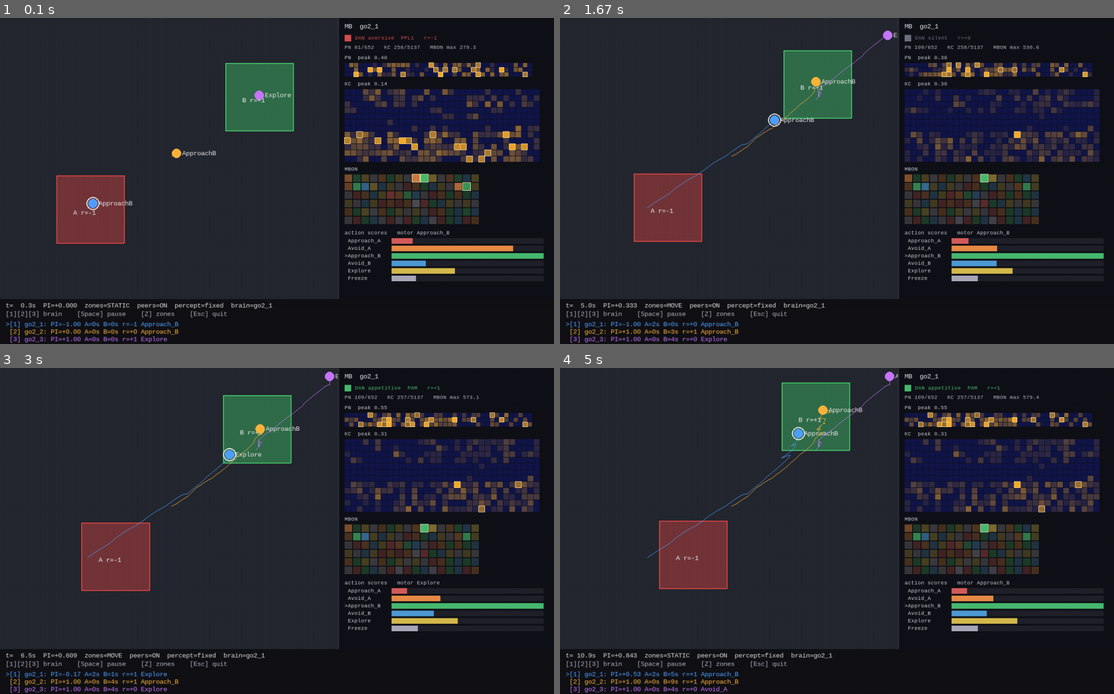
Above: before the commit, frames 1-4 (two rows, left to right).
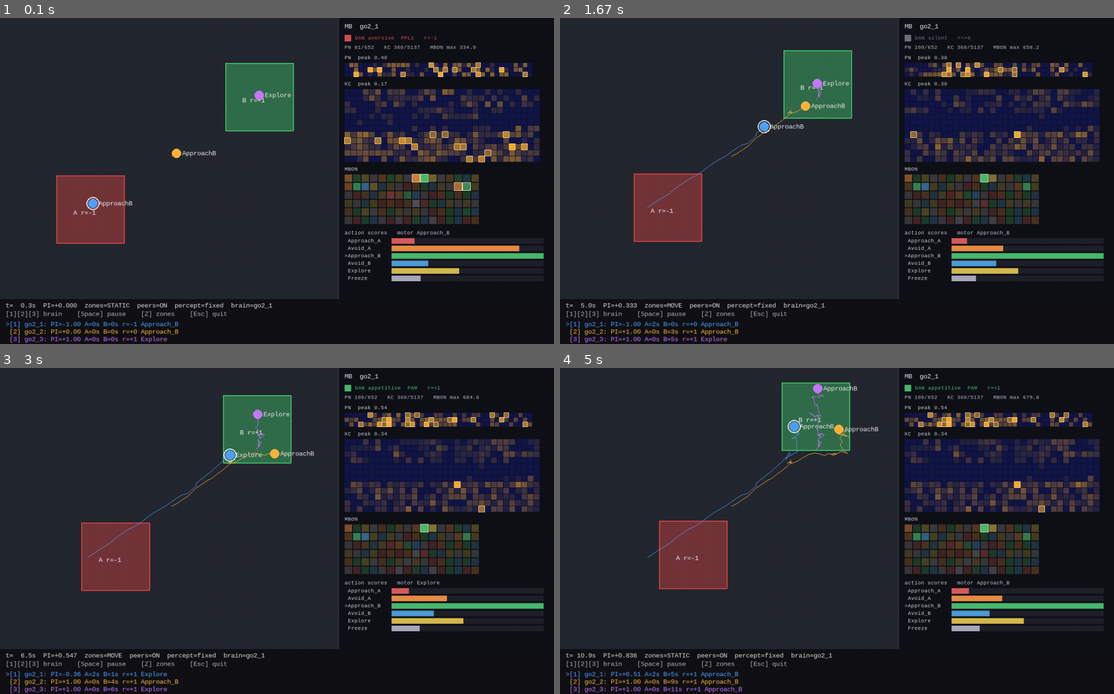
Above: after the commit, the same moments.

Repository: Streettracking/MyApps
Game: pygame game, started from sim/__main__.py
Two runs of this game, one before a commit and one after it. Both use one fixed random seed, a clock stepped at 60 frames per second and the inputs below.
Inputs (mouse positions are in pixels of both pictures, inside the frame that each line leads up to):
- Up to frame 1 (0.1 s): no input
- Up to frame 2 (1.67 s): tap Z at 0.33, 0.73, 1.03, 1.23, 1.57 s; move the mouse to (643, 301) at 0.7 s; move the mouse to (837, 220) at 1.2 s; move the mouse to (914, 109) at 1.53 s
- Up to frame 3 (3 s): tap Z at 1.87, 2.07, 2.37, 2.63 s; move the mouse to (88, 605) at 2.03 s; tap Space at 2.15 s; move the mouse to (426, 566) at 2.6 s
- Up to frame 4 (5 s): move the mouse to (1030, 465) at 3.37 s; tap Z at 3.4, 3.8, 4.1, 4.47, 4.87 s; tap Space at 3.48, 4.95 s; move the mouse to (654, 508) at 3.77 s; move the mouse to (776, 485) at 4.43 s; move the mouse to (1003, 622) at 4.83 s

The runs differ from the first frame. In frame 1, 1.0% of the frame differs, in the area x 64-98%, y 8-81%; in frame 2, 0.8%; in frame 3, 0.9%; in frame 4, 1.3%, in the area x 12-96%, y 1-100%.

Commit message:
Keep Kenyon cells sparse and let depressed weights recover.
PAM still weakens only avoidance synapses and PPL1 only approach synapses. Each frame keeps the strongest 7% of Kenyon cells, and depressed weights drift back toward their birth value inside a floor and a ceiling.

Co-authored-by: DiMa <Streettracking@users.noreply.github.com>

Diff:
--- a/robot/deploy_flybrain.py
+++ b/robot/deploy_flybrain.py
@@ -40,6 +40,7 @@
 # teacher_lead.py is. The dog mixes the teacher command with the fly.
 SIM_FILES = (
     "mb_runtime.py",
+    "mb_constants.py",
     "mb_train.py",
     "mb_confidence.py",
     "raw_sense.py",
--- a/robot/flybrain_onboard/app.py
+++ b/robot/flybrain_onboard/app.py
@@ -285,14 +285,21 @@
             kind = None
             side_l = None
             side_r = None
+        pulsed_l = False
+        pulsed_r = False
         if kind:
             self.mb.teach(fwd, kind, float(now))
             self._taught_l = kind
             self._taught_r = kind
+            pulsed_l = kind in ("pam", "ppl1")
+            pulsed_r = pulsed_l
         elif side_l or side_r:
             self.mb.teach_sides(side_l, side_r, float(now))
             self._taught_l = side_l
             self._taught_r = side_r
+            pulsed_l = side_l in ("pam", "ppl1")
+            pulsed_r = side_r in ("pam", "ppl1")
+        self.mb.settle(pulsed_l, pulsed_r)
         with self._lock:
             self.recognized = seen
             self.sector = self.marks.aim_sector if seen else None
--- a/sim/hemifield.py
+++ b/sim/hemifield.py
@@ -17,6 +17,7 @@
 
 import numpy as np
 
+from .mb_constants import YAW_DEAD, YAW_EPS, YAW_K
 from .raw_sense import N_AZ, N_RAW, OFF_BODY, OFF_CLOSE, OFF_FLOOR, OFF_LIDAR, OFF_MOTION
 
 # Ego-left slots. A right-hemifield sector s is written to slot (N_AZ - 1 - s):
@@ -25,10 +26,6 @@
 _RIGHT_SRC = (3, 2, 1, 0)
 # Default shared fraction of the field. 0 is the hard midline above.
 DEFAULT_OVERLAP = 0.40
-
-YAW_K = 1.0
-YAW_EPS = 1e-3
-YAW_DEAD = 0.08
 
 
 def _paint(src: np.ndarray, dst: np.ndarray, src_i: int, dst_i: int) -> None:
@@ -151,9 +148,11 @@
 
 
 def bilateral_yaw(r_l: float, r_r: float) -> float:
-    """Yaw from the two readouts. Left is positive. A small imbalance is zero.
+    """Yaw from the two hemisphere drives. Left is positive.
 
-    ``z = k (R_L - R_R) / (|R_L| + |R_R| + ε)``, then clamped to [-1, 1].
+    Each drive is approach minus avoidance. The turn is the left drive minus
+    the right drive, then gain, scale, and a deadband:
+    ``z = k (drive_L - drive_R) / (|drive_L| + |drive_R| + ε)``.
     """
     left = float(r_l)
     right = float(r_r)
@@ -169,6 +168,15 @@
     return float(z)
 
 
+def fly_turn(drive_l: float, drive_r: float) -> float:
+    """Yaw command. Left is positive.
+
+    ``drive_l`` and ``drive_r`` are approach minus avoidance on that side.
+    The command is that difference, with the gain and deadband in ``mb_constants``.
+    """
+    return bilateral_yaw(drive_l, drive_r)
+
+
 def format_fly_line(r_l, r_r, diff, z, steer: str) -> str:
     """One monitor line: the two readouts, their difference, and the fly's yaw.
 
--- /dev/null
+++ b/sim/mb_constants.py
@@ -0,0 +1,49 @@
+"""Kenyon-cell sparsity, KC→MBON homeostasis, and the turn.
+
+One place for those numbers. The dopamine step size is
+``MushroomBodyRuntime.eta`` (the trainer passes 0.2) and is not copied here.
+"""
+
+from __future__ import annotations
+
+import math
+
+# APL / k-WTA. One frame keeps this fraction of Kenyon cells.
+KC_ACTIVE_FRAC = 0.07
+KC_FRAC_MIN = 0.05
+KC_FRAC_MAX = 0.10
+
+# Depressed weights close this fraction of the gap to their birth value each frame.
+RECOVERY_RATE = 0.01
+# Extra gain when a Kenyon cell fires and no dopamine arrives, per frame.
+IDLE_GROWTH = 0.002
+# Bounds as a fraction of the birth weight. The floor stays above zero.
+W_FLOOR_FRAC = 0.20
+W_CEIL_FRAC = 1.50
+
+# Turn = k (drive_L - drive_R) / (|drive_L| + |drive_R| + eps), then a deadband.
+# Each drive is approach minus avoidance on that side. Left is positive.
+YAW_K = 1.0
+YAW_EPS = 1e-3
+YAW_DEAD = 0.08
+
+
+def kc_winner_count(n_kc: int) -> int:
+    """How many Kenyon cells APL keeps. The count stays inside the 5–10% band."""
+    n = int(n_kc)
+    if n <= 1:
+        return n
+    k = int(round(KC_ACTIVE_FRAC * n))
+    lo = int(math.ceil(KC_FRAC_MIN * n - 1e-12))
+    hi = int(math.floor(KC_FRAC_MAX * n + 1e-12))
+    if lo < 1:
+        lo = 1
+    if hi < lo:
+        hi = lo
+    if k < lo:
+        k = lo
+    if k > hi:
+        k = hi
+    if k > n:
+        k = n
+    return k
--- a/sim/mb_runtime.py
+++ b/sim/mb_runtime.py
@@ -7,9 +7,34 @@
 
 import numpy as np
 
+from .mb_constants import IDLE_GROWTH, RECOVERY_RATE, W_CEIL_FRAC, W_FLOOR_FRAC, kc_winner_count
 from .npz_compat import as_plain, open_npz, scalar_str
 
 ACTIONS = ("Approach_A", "Avoid_A", "Approach_B", "Avoid_B", "Explore", "Freeze")
+
+
+def apl_sparsify(drive: np.ndarray) -> np.ndarray:
+    """Global inhibition (APL) as k-winner-take-all.
+
+    A silent frame stays silent. Otherwise the strongest Kenyon cells, about
+    7% and always inside 5–10%, keep their rate and the strongest is scaled to 1.
+    """
+    n = int(drive.shape[0])
+    out = np.zeros(n, dtype=np.float32)
+    if n == 0 or float(drive.max()) <= 0.0:
+        return out
+    if n <= 10:
+        np.maximum(drive, 0.0, out=out)
+        out /= np.float32(out.max())
+        return out
+    k = kc_winner_count(n)
+    pick = np.argpartition(drive, n - k)[n - k :]
+    keep = pick[drive[pick] > 0.0]
+    if keep.size == 0:
+        return out
+    out[keep] = drive[keep]
+    out /= np.float32(out.max())
+    return out
 
 
 @dataclass
@@ -51,6 +76,8 @@
             z["kc_mbon_pre"], z["kc_mbon_post"], z["kc_mbon_w"], self._g2kc, self._g2mbon
         )
         self.kc_mbon_w = self.kc_mbon_w0.astype(np.float32).copy()
+        self.w_floor = (self.kc_mbon_w0 * np.float32(W_FLOOR_FRAC)).astype(np.float32)
+        self.w_ceil = (self.kc_mbon_w0 * np.float32(W_CEIL_FRAC)).astype(np.float32)
         self.mask_av = z["kc_mbon_mask_aversive"].astype(bool)
         self.mask_ap = z["kc_mbon_mask_appetitive"].astype(bool)
         if len(self.mask_av) != len(self.kc_mbon_w):
@@ -145,10 +172,7 @@
         kc = np.zeros(self.n_kc, dtype=np.float32)
         if len(self.pn_kc_w):
             np.add.at(kc, self.pn_kc_post, self.pn_kc_w * pn[self.pn_kc_pre])
-        if kc.max() > 0:
-            kc /= kc.max()
-        thr = np.quantile(kc, 0.95) if self.n_kc > 10 else 0.0
-        kc = np.where(kc >= thr, kc, 0.0).astype(np.float32)
+        kc = apl_sparsify(kc)
 
         mbon, scores = self.scores_of_kc(kc)
         scores[ACTIONS.index("Explore")] += 0.15 * (float(scores.max()) + 1.0)
@@ -181,7 +205,8 @@
         (r>0, appetitive mask) reaches avoidance MBONs, so a reward weakens
         avoidance and the paired pattern approaches. PPL1 (r<0, aversive
         mask) reaches approach MBONs, so punishment weakens approach.
-        The opposite synapse is not potentiated. Weights stay non-negative.
+        The opposite synapse is not potentiated. Weights stay inside the
+        birth-weight floor and ceiling, so a synapse does not sit at zero.
         """
         if abs(r) < 1e-9 or last.kc.sum() <= 0 or len(self.kc_mbon_w) == 0:
             return
@@ -204,7 +229,7 @@
             dec = mask & np.isin(post_action, list(avoid_ids))
             self.kc_mbon_w[dec] -= self.eta * r * pre_act[dec]
 
-        np.clip(self.kc_mbon_w, 0.0, None, out=self.kc_mbon_w)
+        self._bound_weights()
 
     def appetitive_drive(self, scores: np.ndarray) -> float:
         """Approach MBON sum minus avoid MBON sum. PAM raises this by weakening avoidance."""
@@ -237,9 +262,33 @@
         mask = self.mask_av & post_ok & (pre > 0) & (self.kc_fam[self.kc_mbon_pre] > 0.05)
         if np.any(mask):
             self.kc_mbon_w[mask] -= self.eta * self.kc_fam[self.kc_mbon_pre][mask] * pre[mask]
-            np.clip(self.kc_mbon_w, 0.0, None, out=self.kc_mbon_w)
+            self._bound_weights()
         self.kc_fam = 0.985 * self.kc_fam + 0.015 * active.astype(np.float32)
         return novelty
+
+    def _bound_weights(self) -> None:
+        if len(self.kc_mbon_w) == 0:
+            return
+        np.clip(self.kc_mbon_w, self.w_floor, self.w_ceil, out=self.kc_mbon_w)
+
+    def recover(self, kc: np.ndarray, dopamine: bool) -> None:
+        """Return depressed KC→MBON weights toward the weight they were born with.
+
+        A Kenyon cell that fired on this frame, with no dopamine, also gains a
+        little. The floor and the ceiling still hold.
+        """
+        if len(self.kc_mbon_w) == 0:
+            return
+        gap = self.kc_mbon_w0 - self.kc_mbon_w
+        rising = gap > 0.0
+        if np.any(rising):
+            self.kc_mbon_w[rising] += np.float32(RECOVERY_RATE) * gap[rising]
+        if not dopamine and kc is not None and float(kc.max()) > 0.0:
+            pre = kc[self.kc_mbon_pre]
+            active = pre > 0.0
+            if np.any(active):
+                self.kc_mbon_w[active] += np.float32(IDLE_GROWTH) * pre[active]
+        self._bound_weights()
 
     def reset_plastic(self) -> None:
         self.kc_mbon_w = self.kc_mbon_w0.astype(np.float32).copy()
@@ -267,6 +316,7 @@
                 "форма KC→MBON %s не совпала с мозгом %s" % (w.shape, self.kc_mbon_w.shape)
             )
         self.kc_mbon_w = w
+        self._bound_weights()
         fam = np.asarray(z["kc_fam"], dtype=np.float32) if "kc_fam" in z.files else None
         if fam is not None and fam.shape == self.kc_fam.shape:
             self.kc_fam = fam
--- a/sim/mb_train.py
+++ b/sim/mb_train.py
@@ -1,9 +1,11 @@
 """Mushroom-body recognition training: raw features → PN → KC → MBON.
 
-Only KC→MBON weights change, and only when a DAN teaching signal is present.
-Default DAN is the operator: T injects appetitive PAM, X injects aversive PPL1.
-Familiarity is the other DAN: repetition depresses KC→novelty-MBON.
-Monitor labels never enter either rule.
+KC→MBON weights change when a DAN fires, and they also ease back toward the
+birth weight on later frames. Default DAN is the operator: T injects
+appetitive PAM, X injects aversive PPL1. Familiarity is the other DAN:
+repetition depresses KC→novelty-MBON. Monitor labels never enter either rule.
+The stored readouts are approach minus avoidance. The turn is the left
+readout minus the right one.
 """
 
 from __future__ import annotations
@@ -208,6 +210,20 @@
             self.r_r = self._value(self.brain_r, self.last_fwd_r)
             self.last_readout = float(self.r_l + self.r_r)
 
+    def settle(self, dopamine_l: bool = False, dopamine_r: bool = False) -> None:
+        """One frame of homeostasis. Learning off leaves the weights alone.
+
+        Depressed synapses move back toward their birth weight. A Kenyon cell
+        that fired with no dopamine on that side gains a little. ``r_l`` and
+        ``r_r`` stay the approach-minus-avoidance drives ``forward`` stored.
+        """
+        if not self.learn:
+            return
+        if self.last_fwd is not None:
+            self.brain.recover(self.last_fwd.kc, bool(dopamine_l))
+        if self.last_fwd_r is not None:
+            self.brain_r.recover(self.last_fwd_r.kc, bool(dopamine_r))
+
     def teach_sides(self, kind_l: str | None, kind_r: str | None, t: float) -> bool:
         """DAN on one hemisphere or each. Operator ``teach`` still pulses both.
 
@@ -333,6 +349,7 @@
                         % (w.shape, self.brain_r.kc_mbon_w.shape)
                     )
                 self.brain_r.kc_mbon_w = w
+                self.brain_r._bound_weights()
                 fam = np.asarray(z["kc_fam_r"], dtype=np.float32) if "kc_fam_r" in z.files else None
                 if fam is not None and fam.shape == self.brain_r.kc_fam.shape:
                     self.brain_r.kc_fam = fam
--- a/sim/pilot.py
+++ b/sim/pilot.py
@@ -13,7 +13,7 @@
 
 import numpy as np
 
-from .hemifield import bilateral_yaw
+from .hemifield import fly_turn
 from .map_marks import bin_angle, feature_range
 from .raw_sense import FOV, N_AZ
 
@@ -435,7 +435,7 @@
         self.r_l = float(self._ema_l)
         self.r_r = float(self._ema_r)
         self.r_diff = self.r_l - self.r_r
-        self.yaw_z = bilateral_yaw(self.r_l, self.r_r)
+        self.yaw_z = fly_turn(self.r_l, self.r_r)
 
     def update(self, now: float, recognized: bool, sector: int | None) -> None:
         now = float(now)
--- a/sim/recognize_train.py
+++ b/sim/recognize_train.py
@@ -239,6 +239,8 @@
             if kind == "pam":
                 self.treat_flash = True
             self.mb.teach(fwd, kind if self.dan == "teacher" else None, float(self.world.t))
+            pulsed = kind in ("pam", "ppl1") and self.dan == "teacher"
+            self.mb.settle(pulsed, pulsed)
             self.mb.progress.tick(self.world.cfg.dt, learn)
             self.mb.progress.note_label(self.operator, value, conf.recognized, conf.ready)
             if kind == "pam" and (self.mb.n_pam <= 2 or self.mb.n_pam % 15 == 0):
--- a/sim/recognize_train_live.py
+++ b/sim/recognize_train_live.py
@@ -411,6 +411,8 @@
             if kind == "pam":
                 self.treat_flash = True
             self.mb.teach(fwd, kind, self.now())
+            pulsed = kind in ("pam", "ppl1")
+            self.mb.settle(pulsed, pulsed)
             self._log_teach(kind)
             if (
                 conf.ready
--- a/sim/simulator.py
+++ b/sim/simulator.py
@@ -127,6 +127,7 @@
             if abs(r) > 0:
                 brain.plasticity(fwd, r)
                 ag.plastic_updates += 1
+            brain.recover(fwd.kc, dopamine=abs(r) > 0)
             self._tally_context(ag, cues, hit, r, fwd.action)
             snap["agents"][ag.agent_id] = {
                 "x": ag.x,
--- a/sim/test_eye_overlap.py
+++ b/sim/test_eye_overlap.py
@@ -845,5 +845,154 @@
             np.testing.assert_array_equal(kept.brain_r.kc_mbon_w, born.brain.kc_mbon_w)
 
 
+class PlasticityBiologyTests(unittest.TestCase):
+    def test_reward_raises_approach_minus_avoidance(self):
+        from sim.mb_runtime import ACTIONS
+        from sim.mb_train import MbTrainer, default_npz
+        from sim.raw_sense import probe_features
+
+        trainer = MbTrainer(default_npz(), seed=1)
+        feat = probe_features("dog")
+        trainer.forward(feat)
+        before = trainer.brain.appetitive_drive(trainer.last_fwd.action_scores)
+        trainer.brain.plasticity(trainer.last_fwd, 1.0)
+        trainer.forward(feat)
+        after = trainer.brain.appetitive_drive(trainer.last_fwd.action_scores)
+        self.assertGreater(after, before)
+
+        fresh = MbTrainer(default_npz(), seed=1)
+        fresh.forward(feat)
+        punish_before = fresh.brain.appetitive_drive(fresh.last_fwd.action_scores)
+        fresh.brain.plasticity(fresh.last_fwd, -1.0)
+        fresh.forward(feat)
+        punish_after = fresh.brain.appetitive_drive(fresh.last_fwd.action_scores)
+        self.assertLess(punish_after, punish_before)
+
+        post = trainer.brain.mbon_action[trainer.brain.kc_mbon_post]
+        avoid = [ACTIONS.index("Avoid_A"), ACTIONS.index("Avoid_B")]
+        approach = [ACTIONS.index("Approach_A"), ACTIONS.index("Approach_B")]
+        dw = trainer.brain.kc_mbon_w - trainer.brain.kc_mbon_w0
+        self.assertGreater(int(np.sum((dw < -1e-6) & np.isin(post, avoid))), 0)
+        self.assertEqual(int(np.sum((np.abs(dw) > 1e-6) & np.isin(post, approach))), 0)
+
+    def test_one_frame_keeps_a_sparse_distinct_kenyon_code(self):
+        from sim.mb_constants import KC_FRAC_MAX, KC_FRAC_MIN, kc_winner_count
+        from sim.mb_train import MbTrainer, default_npz
+        from sim.raw_sense import probe_features
+
+        trainer = MbTrainer(default_npz(), seed=1)
+        n = trainer.brain.n_kc
+        k = kc_winner_count(n)
+        self.assertGreaterEqual(k / float(n), KC_FRAC_MIN)
+        self.assertLessEqual(k / float(n), KC_FRAC_MAX)
+
+        trainer.forward(probe_features("dog"))
+        dog_l = trainer.last_fwd.kc > 0
+        dog_r = trainer.last_fwd_r.kc > 0
+        self.assertEqual(int(dog_l.sum()), k)
+        self.assertEqual(int(dog_r.sum()), k)
+        self.assertGreaterEqual(float(dog_l.mean()), KC_FRAC_MIN)
+        self.assertLessEqual(float(dog_l.mean()), KC_FRAC_MAX)
+
+        trainer.forward(probe_features("distractor"))
+        other = trainer.last_fwd.kc > 0
+        self.assertEqual(int(other.sum()), k)
+        inter = int(np.logical_and(dog_l, other).sum())
+        union = int(np.logical_or(dog_l, other).sum())
+        self.assertGreater(union, 0)
+        self.assertLess(inter / float(union), 0.20)
+
+        trainer.forward(probe_features("empty"))
+        self.assertEqual(int(np.count_nonzero(trainer.last_fwd.kc)), 0)
+        self.assertEqual(int(np.count_nonzero(trainer.last_fwd_r.kc)), 0)
+
+    def test_depressed_weights_recover_and_stay_bounded(self):
+        from sim.mb_constants import W_CEIL_FRAC, W_FLOOR_FRAC
+        from sim.mb_train import MbTrainer, default_npz
+        from sim.raw_sense import probe_features
+
+        trainer = MbTrainer(default_npz(), seed=1)
+        trainer.forward(probe_features("dog"))
+        brain = trainer.brain
+        fwd = trainer.last_fwd
+        born = brain.kc_mbon_w0
+        floor = born * np.float32(W_FLOOR_FRAC)
+        ceil = born * np.float32(W_CEIL_FRAC)
+        for _ in range(80):
+            brain.plasticity(fwd, -1.0)
+        floored = brain.kc_mbon_w.copy()
+        self.assertTrue(bool(np.all(floored + 1e-4 >= floor)))
+        self.assertGreater(float(floored.min()), 0.0)
+        self.assertGreater(int(np.sum(np.abs(floored - floor) < 1e-3)), 0)
+        gap_before = float(np.mean(np.abs(floored - born)))
+        for _ in range(300):
+            brain.recover(fwd.kc, dopamine=False)
+        restored = brain.kc_mbon_w
+        gap_after = float(np.mean(np.abs(restored - born)))
+        self.assertLess(gap_after, gap_before * 0.5)
+        self.assertEqual(int(np.sum(np.abs(restored - floor) < 1e-3)), 0)
+        self.assertTrue(bool(np.all(restored + 1e-4 >= floor)))
+        self.assertTrue(bool(np.all(restored <= ceil + 1e-3)))
+        self.assertGreater(float(restored.min()), 0.0)
+        self.assertGreater(float(restored.std()), float(born.std()) * 0.5)
+
+        quiet = MbTrainer(default_npz(), seed=1)
+        quiet.forward(probe_features("dog"))
+        pre = quiet.brain.kc_mbon_pre
+        active = quiet.last_fwd.kc[pre] > 0
+        self.assertTrue(bool(np.any(active)))
+        idx = int(np.flatnonzero(active)[0])
+        birth = float(quiet.brain.kc_mbon_w[idx])
+        quiet.brain.recover(quiet.last_fwd.kc, dopamine=True)
+        self.assertAlmostEqual(float(quiet.brain.kc_mbon_w[idx]), birth)
+        quiet.brain.recover(quiet.last_fwd.kc, dopamine=False)
+        grown = float(quiet.brain.kc_mbon_w[idx])
+        self.assertGreater(grown, birth)
+        self.assertLessEqual(grown, float(ceil[idx]) + 1e-3)
+
+    def test_turn_is_left_drive_minus_right_drive(self):
+        from sim.hemifield import fly_turn
+        from sim.mb_runtime import ACTIONS
+        from sim.mb_train import MbTrainer, default_npz
+
+        brain = MbTrainer(default_npz(), seed=1).brain
+        left = np.zeros(len(ACTIONS), dtype=np.float32)
+        right = np.zeros(len(ACTIONS), dtype=np.float32)
+        left[ACTIONS.index("Approach_A")] = 4.0
+        left[ACTIONS.index("Avoid_A")] = 1.0
+        right[ACTIONS.index("Approach_A")] = 1.0
+        right[ACTIONS.index("Avoid_A")] = 4.0
+        drive_l = brain.appetitive_drive(left)
+        drive_r = brain.appetitive_drive(right)
+        self.assertAlmostEqual(drive_l, 3.0)
+        self.assertAlmostEqual(drive_r, -3.0)
+        self.assertGreater(fly_turn(drive_l, drive_r), 0.0)
+        self.assertLess(fly_turn(drive_r, drive_l), 0.0)
+        self.assertEqual(fly_turn(1.05, 1.0), 0.0)
+
+    def test_a_quiet_onboard_frame_settles_when_learning_is_on(self):
+        from robot.flybrain_onboard.app import BrainLoop
+        from robot.flybrain_onboard.drive import SportDrive
+        from sim.mb_train import MbTrainer, default_npz
+        from sim.raw_sense import probe_features
+
+        trainer = MbTrainer(default_npz(), seed=1)
+        trainer.forward(probe_features("dog"))
+        for _ in range(40):
+            trainer.brain.plasticity(trainer.last_fwd, -1.0)
+        born = trainer.brain.kc_mbon_w0
+        dropped = trainer.brain.kc_mbon_w.copy()
+        gap_dropped = float(np.mean(np.abs(dropped - born)))
+        loop = BrainLoop(SportDrive(None), trainer, "/tmp/mb_plastic_settle.npz")
+        camera = np.zeros((16, 16, 3), dtype=np.uint8)
+        loop.ingest(camera, None, 1.0)
+        np.testing.assert_array_equal(trainer.brain.kc_mbon_w, dropped)
+        loop.learn = True
+        loop.ingest(camera, None, 2.0)
+        gap_settled = float(np.mean(np.abs(trainer.brain.kc_mbon_w - born)))
+        self.assertLess(gap_settled, gap_dropped)
+        self.assertGreater(float(trainer.brain.kc_mbon_w.min()), 0.0)
+
+
 if __name__ == "__main__":
     unittest.main()
